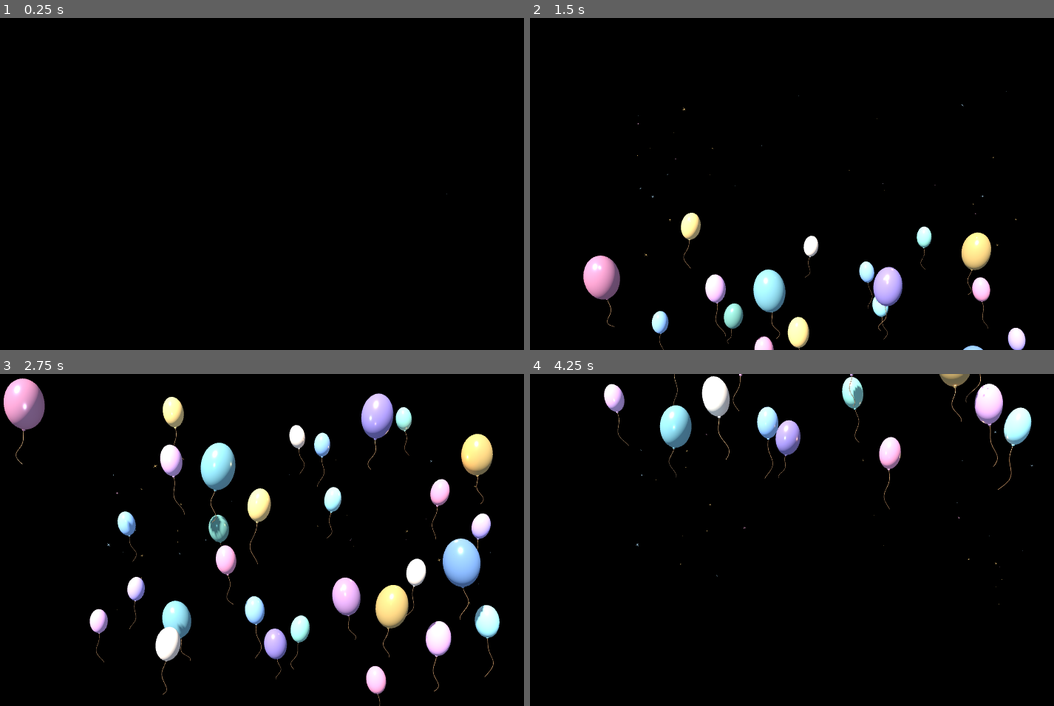
Above: before the commit, frames 1-4 (two rows, left to right).
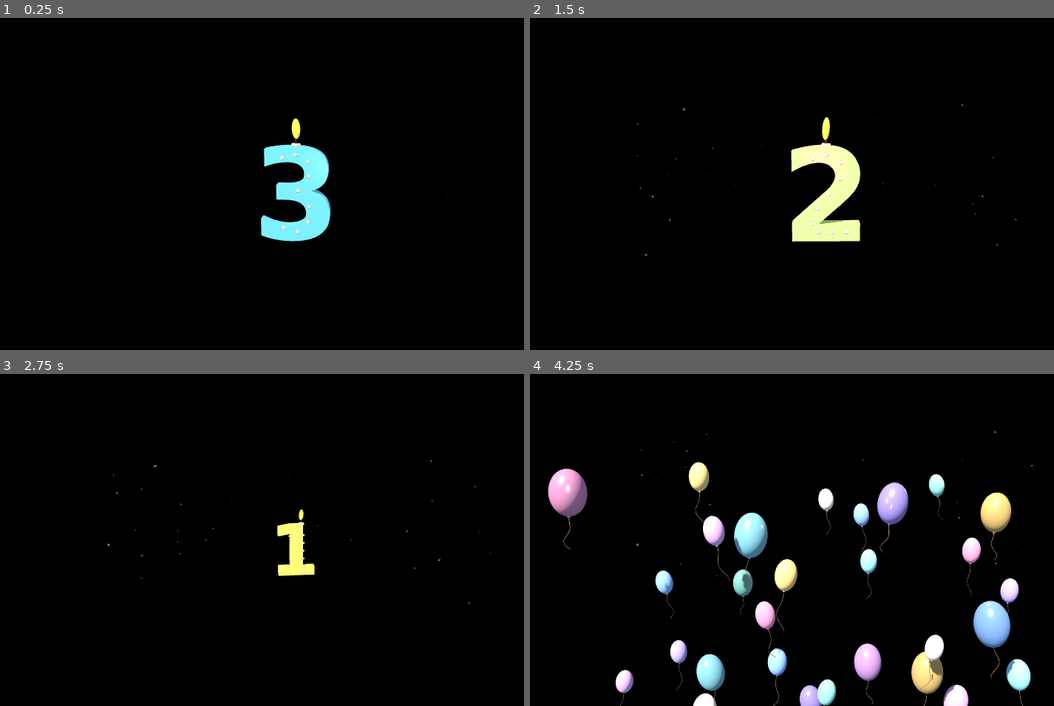
Above: after the commit, the same moments.

Repository: luo8862818-creator/magic_desktop
Game: Godot game, scene res://scenes/main.tscn
Same seed, same stepped clock (60 frames per second), same inputs: the game is played once before the commit and once after it.
Inputs (mouse positions are in pixels of both pictures, inside the frame that each line leads up to):
- Up to frame 1 (0.25 s): no input
- Up to frame 2 (1.5 s): move the mouse to (954, 167) at 0.52 s; click (954, 167) at 0.67 s; drag from (708, 200) to (797, 250) at 1.27 s
- Up to frame 3 (2.75 s): move the mouse to (356, 466) at 2.02 s; click (356, 466) at 2.17 s
- Up to frame 4 (4.25 s): drag from (797, 606) to (650, 490) at 2.77 s; move the mouse to (1001, 589) at 3.52 s; click (1001, 589) at 3.67 s

The runs differ from the first frame. In frame 1, 2.5% of the frame differs, in the area x 49-64%, y 30-68%; in frame 2, 7.5%; in frame 3, 12%; in frame 4, 14%, in the area x 3-96%, y 0-100%.

Commit message:
Add candle countdown and redesign the decorated glass cake dome

Diff:
--- a/engine/scripts/main.gd
+++ b/engine/scripts/main.gd
@@ -4,6 +4,12 @@
 const WINDOW_WIDTH := 1120
 const WINDOW_HEIGHT := 630
 const BALLOON_WAVE_END := 5.90
+const COUNTDOWN_END := 2.85
+const CAKE_ENTRANCE := 6.45
+const CLOCHE_RADIUS := 1.82
+const CLOCHE_HEIGHT := 3.05
+const CLOCHE_BASE_Y := -0.88
+const CLOCHE_CURVE := 0.76
 const BALLOON_LANES := 10
 const BALLOON_COUNT := 30
 
@@ -39,6 +45,8 @@
 var balloon_flights: Array[Vector2] = []
 var cloche_ornaments: Array[MeshInstance3D] = []
 var ornament_positions: Array[Vector3] = []
+var countdown_numbers: Array[Node3D] = []
+var countdown_flames: Array[MeshInstance3D] = []
 
 
 func _ready() -> void:
@@ -85,18 +93,18 @@
 
 func _animate_scene(time: float, delta: float) -> void:
     var intro := smoothstep(0.0, 1.6, time)
-    var platform_lift := smoothstep(BALLOON_WAVE_END, 8.10, time)
-    var focus := smoothstep(6.65, 8.25, time)
-    var reveal := smoothstep(8.55, 10.45, time)
+    var platform_lift := smoothstep(CAKE_ENTRANCE, 8.55, time)
+    var focus := smoothstep(7.0, 8.7, time)
+    var reveal := smoothstep(8.85, 10.60, time)
     birthday_label.modulate.a = reveal
     birthday_label.position.y = 2.81 + reveal * 0.13
     softbox.light_energy = 0.17 + 0.37 * intro + 0.16 * focus
     warm_rim.light_energy = 0.22 + 0.66 * focus
     backdrop_material.set_shader_parameter("arrival", intro)
     # The porcelain stand and its companions travel with the stage lift.
-    cake_platform.visible = time >= BALLOON_WAVE_END
+    cake_platform.visible = time >= CAKE_ENTRANCE
     cake_platform.position.y = lerpf(-8.5, 0.0, platform_lift)
-    var turn_delta := clampf(time - BALLOON_WAVE_END, 0.0, delta)
+    var turn_delta := clampf(time - CAKE_ENTRANCE, 0.0, delta)
     cake_turntable.rotate_y(deg_to_rad(rotation_speed_degrees) * turn_delta)
     mascot_root.rotation.x = 0.03 * sin(time * 1.5)
     mascot_root.rotation.y = -0.24 + 0.06 * sin(time * 0.92)
@@ -118,7 +126,7 @@
         star.rotation.z = phase + drift * 0.15
         star.scale = Vector3.ONE * maxf(0.0001, intro * star_sizes[index] * twinkle)
 
-    var ornament_reveal := smoothstep(6.55, 8.35, time)
+    var ornament_reveal := smoothstep(7.0, 8.75, time)
     for index in range(cloche_ornaments.size()):
         var ornament := cloche_ornaments[index]
         var phase := float(index) * 2.39
@@ -129,13 +137,15 @@
         ornament.rotation = Vector3(0.17 * sin(drift), 0.30 * cos(drift * 0.7), 0.24 * sin(drift * 0.7 + phase))
         ornament.scale = Vector3.ONE * maxf(0.0001, ornament_reveal * (0.91 + 0.09 * sin(drift * 1.7)))
 
+    _animate_countdown(time)
+    var balloon_time := (time - COUNTDOWN_END) * BALLOON_WAVE_END / (CAKE_ENTRANCE - COUNTDOWN_END)
     for index in range(balloon_nodes.size()):
         var balloon := balloon_nodes[index]
         var flight := balloon_flights[index]
-        balloon.visible = time >= flight.x and time < minf(flight.y, BALLOON_WAVE_END)
+        balloon.visible = balloon_time >= flight.x and balloon_time < flight.y and time < CAKE_ENTRANCE
         if not balloon.visible:
             continue
-        var age := time - flight.x
+        var age := balloon_time - flight.x
         var lift := age / (flight.y - flight.x)
         var phase := float(index) * 2.39
         balloon.position.y = lerpf(-5.0, 6.8, lift)
@@ -271,6 +281,89 @@
     _add_gift_box()
     _add_balloons()
     _add_stage()
+    _add_countdown()
+
+
+func _add_countdown() -> void:
+    var font := SystemFont.new()
+    font.font_names = PackedStringArray(["Arial", "DejaVu Sans"])
+    font.font_weight = 800
+    var colors := [Color("#74cef0"), Color("#a9d97d"), Color("#f2b55f")]
+    var wax := _make_material(Color("#ffdca9"), 0.15, 0.27, Color("#fbb85d"), 0.18)
+    var wick := _make_material(Color("#533327"))
+    var sugar := _make_material(Color("#ffebce"), 0.05, 0.42, Color("#ffcc91"), 0.14)
+    var sugar_pearl := SphereMesh.new()
+    sugar_pearl.radius = 0.036
+    sugar_pearl.height = 0.072
+    sugar_pearl.radial_segments = 12
+    sugar_pearl.rings = 6
+    var sugar_paths := [
+        [Vector2(-0.23, 0.64), Vector2(0.0, 0.70), Vector2(0.22, 0.58), Vector2(0.24, 0.33),
+            Vector2(0.05, 0.07), Vector2(0.25, -0.21), Vector2(0.23, -0.49), Vector2(0.04, -0.67), Vector2(-0.21, -0.61)],
+        [Vector2(-0.23, 0.63), Vector2(0.0, 0.70), Vector2(0.24, 0.56), Vector2(0.24, 0.28),
+            Vector2(0.04, 0.0), Vector2(-0.16, -0.25), Vector2(-0.26, -0.53), Vector2(-0.14, -0.68),
+            Vector2(0.11, -0.68), Vector2(0.36, -0.68)],
+        [Vector2(-0.23, 0.47), Vector2(-0.03, 0.61), Vector2(0.18, 0.72), Vector2(0.23, 0.49),
+            Vector2(0.23, 0.23), Vector2(0.23, -0.03), Vector2(0.23, -0.29),
+            Vector2(0.23, -0.55), Vector2(0.23, -0.72)],
+    ]
+    for index in range(3):
+        var digit := Node3D.new()
+        digit.name = "Countdown%d" % (3 - index)
+        digit.position = Vector3(0.0, 0.40, 0.0)
+        add_child(digit)
+
+        var text_mesh := TextMesh.new()
+        text_mesh.text = str(3 - index)
+        text_mesh.font = font
+        text_mesh.font_size = 160
+        text_mesh.pixel_size = 0.01
+        text_mesh.depth = 0.14
+        var body := MeshInstance3D.new()
+        body.mesh = text_mesh
+        var color: Color = colors[index]
+        body.material_override = _make_material(color, 0.18, 0.27, color, 0.43)
+        var bounds := text_mesh.get_aabb()
+        var digit_scale := 1.70 / bounds.size.y
+        body.scale = Vector3.ONE * digit_scale
+        body.position = -bounds.get_center() * digit_scale
+        digit.add_child(body)
+        for point: Vector2 in sugar_paths[index]:
+            var pearl := MeshInstance3D.new()
+            pearl.mesh = sugar_pearl
+            pearl.material_override = sugar
+            pearl.position = Vector3(point.x, point.y, bounds.size.z * digit_scale * 0.5)
+            pearl.scale.z = 0.64
+            digit.add_child(pearl)
+
+        var candle_x := 0.17 if index == 2 else 0.0
+        _add_cylinder(digit, "WaxCollar", 0.076, 0.106, 0.075, 0.85, wax).position.x = candle_x
+        _add_cylinder(digit, "Wick", 0.017, 0.020, 0.102, 0.91, wick).position.x = candle_x
+        var flame := MeshInstance3D.new()
+        flame.name = "CountdownFlame"
+        flame.mesh = flame_nodes[0].mesh
+        flame.material_override = _make_material(Color("#ffa048"), 0.0, 0.35, Color("#ff831f"), 1.40)
+        flame.position = Vector3(candle_x, 1.14, 0.0)
+        digit.add_child(flame)
+        countdown_numbers.append(digit)
+        countdown_flames.append(flame)
+
+
+func _animate_countdown(time: float) -> void:
+    var beat := COUNTDOWN_END / 3.0
+    for index in range(countdown_numbers.size()):
+        var number := countdown_numbers[index]
+        var phase := (time - float(index) * beat) / beat
+        number.visible = phase >= 0.0 and phase < 1.0
+        if not number.visible:
+            continue
+        var envelope := smoothstep(0.0, 0.18, phase) * (1.0 - smoothstep(0.80, 1.0, phase))
+        number.scale = Vector3.ONE * maxf(0.001, envelope)
+        number.rotation.y = lerpf(-0.23, 0.19, phase)
+        var flame := countdown_flames[index]
+        var flicker := sin(time * 18.0) + sin(time * 31.0) * 0.35
+        flame.scale = Vector3(0.77 - flicker * 0.052, 1.47 + flicker * 0.10, 0.75)
+        flame.rotation.z = 0.10 * sin(time * 11.0)
 
 
 func _add_cream_swirl(parent: Node3D, center: Vector3, material: Material, node_name: String) -> void:
@@ -928,7 +1021,10 @@
     var cluster := Node3D.new()
     cluster.name = "ClocheOrnaments"
     cake_platform.add_child(cluster)
-    for index in range(centerpieces.size() + 20):
+    const SMALL_ORNAMENTS := 40
+    var confetti := BoxMesh.new()
+    confetti.size = Vector3(0.047, 0.070, 0.016)
+    for index in range(centerpieces.size() + SMALL_ORNAMENTS):
         var ornament := MeshInstance3D.new()
         var location: Vector3
         if index < centerpieces.size():
@@ -936,12 +1032,15 @@
             ornament.name = ("CandyStar" if is_star else "SugarHeart") + str(index)
             ornament.mesh = star if is_star else heart
             location = centerpieces[index] * Vector3(0.88, 1.0, 0.88)
+            location.y = CLOCHE_BASE_Y + (location.y - CLOCHE_BASE_Y) * 0.91
         else:
-            ornament.name = "Pearl" + str(index)
-            ornament.mesh = pearl
-            var row := float(index - centerpieces.size()) / 19.0
-            var y := lerpf(0.26, 2.30, row)
-            var radial := 1.82 * sqrt(1.0 - pow((y + 0.88) / 3.38, 2.0)) - 0.18
+            var is_pearl := index % 3 != 0
+            ornament.name = ("Pearl" if is_pearl else "Confetti") + str(index)
+            ornament.mesh = pearl if is_pearl else confetti
+            var row := float(index - centerpieces.size()) / float(SMALL_ORNAMENTS - 1)
+            var y := lerpf(0.20, 1.98, row)
+            var theta := acos(pow((y - CLOCHE_BASE_Y) / CLOCHE_HEIGHT, 1.0 / CLOCHE_CURVE))
+            var radial := CLOCHE_RADIUS * pow(sin(theta), CLOCHE_CURVE) - 0.18
             var angle := float(index) * 2.39
             location = Vector3(
                 radial * cos(angle),
@@ -983,20 +1082,22 @@
 
 
 func _add_bell_cloche() -> void:
-    const RADIUS := 1.82
-    const HEIGHT := 3.38
-    const BASE_Y := -0.88
     const ROWS := 44
     const SEGMENTS := 96
     var surface := SurfaceTool.new()
     surface.begin(Mesh.PRIMITIVE_TRIANGLES)
     for row in range(ROWS + 1):
         var theta := PI * 0.5 * float(row) / float(ROWS)
+        var across := sin(theta)
+        var up := maxf(0.0, cos(theta))
         for segment in range(SEGMENTS + 1):
             var azimuth := TAU * float(segment) / float(SEGMENTS)
             var radial := Vector3(cos(azimuth), 0.0, sin(azimuth))
-            surface.set_normal((radial * sin(theta) / RADIUS + Vector3.UP * cos(theta) / HEIGHT).normalized())
-            surface.add_vertex(radial * (RADIUS * sin(theta)) + Vector3.UP * (BASE_Y + HEIGHT * cos(theta)))
+            var normal := radial * (pow(across, 2.0 - CLOCHE_CURVE) / CLOCHE_RADIUS)
+            normal.y = pow(up, 2.0 - CLOCHE_CURVE) / CLOCHE_HEIGHT
+            surface.set_normal(normal.normalized())
+            var height := CLOCHE_BASE_Y + CLOCHE_HEIGHT * pow(up, CLOCHE_CURVE)
+            surface.add_vertex(radial * (CLOCHE_RADIUS * pow(across, CLOCHE_CURVE)) + Vector3.UP * height)
     for row in range(ROWS):
         for segment in range(SEGMENTS):
             var a := row * (SEGMENTS + 1) + segment
@@ -1025,7 +1126,7 @@
     vec3 tint = mix(vec3(0.54, 0.70, 0.90), vec3(0.96, 0.76, 0.50),
         smoothstep(-0.10, 0.64, normal.y - normal.x * 0.24));
     ALBEDO = mix(tint, vec3(1.0, 0.87, 0.66), warm * 0.54);
-    ALPHA = 0.008 + 0.57 * fresnel + 0.18 * warm + 0.12 * cool;
+    ALPHA = 0.006 + 0.48 * fresnel + 0.23 * warm + 0.14 * cool;
 }
 """
     glass.shader = shader
@@ -1038,8 +1139,12 @@
 
     var bronze := _make_material(Color("#a16a3d"), 0.60, 0.29, Color("#ab6835"), 0.12)
     var gold := _make_material(Color("#dfae66"), 0.52, 0.22, Color("#d7a364"), 0.25)
-    _add_torus(cake_platform, "ClocheBronzeSeat", 1.77, 1.86, 0.03, BASE_Y, bronze)
-    _add_torus(cake_platform, "ClocheGoldLip", 1.805, 1.84, 0.016, BASE_Y + 0.029, gold)
+    _add_torus(cake_platform, "ClocheBronzeSeat", 1.77, 1.86, 0.03, CLOCHE_BASE_Y, bronze)
+    _add_torus(cake_platform, "ClocheGoldLip", 1.805, 1.84, 0.016, CLOCHE_BASE_Y + 0.029, gold)
+    var crown := CLOCHE_BASE_Y + CLOCHE_HEIGHT
+    _add_cylinder(cake_platform, "ClocheKnobSeat", 0.071, 0.116, 0.048, crown + 0.013, gold)
+    var knob := _add_sphere(cake_platform, "ClochePearlKnob", 0.11, gold, Vector3(0.0, crown + 0.103, 0.0))
+    knob.scale = Vector3(1.02, 0.70, 1.02)
 
 
 func _add_tube(parent: Node3D, title: String, path: Curve3D, radius: float, material: Material) -> void:
